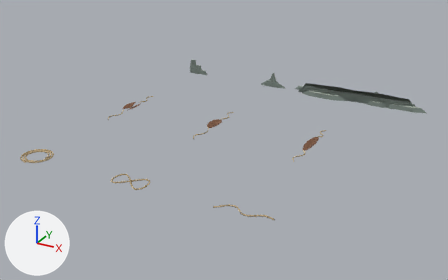
Two versions of the Blender file art-direction/assets/source-study/source-small-equipment.blend, one commit apart.
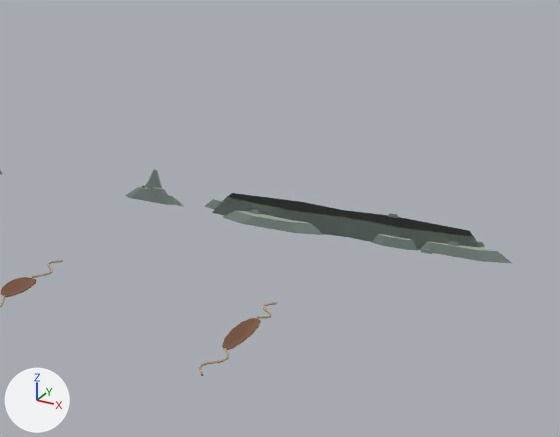
Old and new are each drawn whole from a 50 mm camera at (4.17, -3.87, 2.54) aimed at (1.3, 1.33, -0.06) and again close up on the part from 46% to 100% of the width and 0% to 67% of the height. The axes (+X, +Y, +Z) are drawn at lower left. The lights are the same throughout. The older version's two pictures come first.

Names of what the first close-up shows: 'Sling pouch.002', 'rock-b', 'rock-flat' and 4 more.
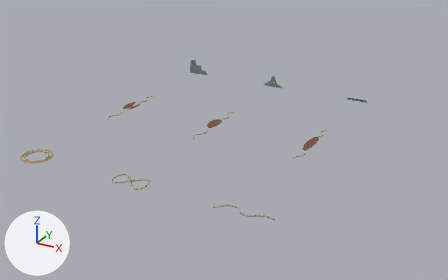
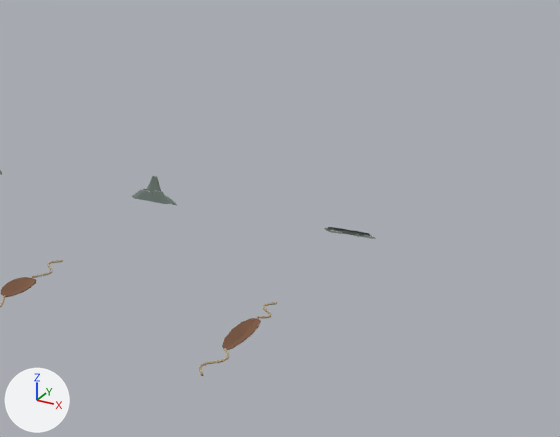
The change, as JSON lines over the scene's bpy script:
```json
{"block": "me_rock_b", "where": "# used by ob_rock_b; parent = ob_stone_tool_pointed_flake; location = (0.0, 0.0, 0.0)"}
{"op": "remove", "block": "me_rock_b", "code": "me_rock_b.from_pydata(...)  # 258 vertices, 156 faces; spans x -0.179..0.179, y -0.028..0.028, z 0.0..0.18"}
{"op": "add", "block": "me_rock_b", "code": "me_rock_b.from_pydata(...)  # 258 vertices, 156 faces; spans x -0.14..0.14, y -0.022..0.022, z 0.0..0.14"}
{"block": "me_rock_b", "change": "me_rock_b part 1: the loose piece of 8 vertices spanning x 0.006..0.064, y -0.014..0.002, z 0.014..0.18 is multiplied about its middle by the matrix ((0.773, 0.036, 0.019), (-0.036, 0.773, -0.013), (-0.02, 0.012, 0.774)), then moved by (-0.004, 0.001, -0.021)"}
{"block": "me_rock_b", "change": "me_rock_b part 2: the loose piece of 5 vertices spanning x 0.053..0.124, y -0.028..-0.011, z 0.0..0.081 is multiplied about its middle by the matrix ((0.751, 0.015, 0.047), (-0.015, 0.753, -0.009), (-0.048, 0.008, 0.751)), then moved by (-0.017, 0.004, -0.009)"}
{"block": "me_rock_b", "change": "me_rock_b part 3: 174 of 258 vertices moved; they spanned x -0.179..0.179, y -0.028..0.028, z 0.0..0.18 and now span x -0.14..0.14, y -0.022..0.022, z 0.0..0.14; mean shift (-0.006, 0.0, -0.012); largest move (-0.01, 0.001, 0.18) -> (-0.016, 0.001, 0.14)"}
{"block": "me_rock_b", "change": "other edits to the shape of me_rock_b do not show in these pictures"}
{"block": "me_rock_flat", "where": "# used by ob_rock_flat; parent = ob_stone_tool_small_scraper; location = (0.0, 0.0, 0.0)"}
{"op": "remove", "block": "me_rock_flat", "code": "me_rock_flat.from_pydata(...)  # 444 vertices, 274 faces; spans x -0.82..0.82, y -0.12..0.12, z 0.0..0.12"}
{"op": "add", "block": "me_rock_flat", "code": "me_rock_flat.from_pydata(...)  # 444 vertices, 274 faces; spans x -0.14..0.14, y -0.02..0.02, z 0.0..0.02"}
{"block": "me_rock_flat", "change": "me_rock_flat part 4: the whole mesh is scaled about the mesh origin by 0.17"}
```

Pixel boxes [x1, y1, x2, y2] of what changed, in the close-ups (560 x 437 px; the box of a moved part takes in the faces that stretch with it):
```json
{"object": "rock-flat", "change": "rescaled", "before": [205, 193, 513, 264], "after": [325, 227, 376, 239], "on screen": "83% narrower, 82% shorter"}
{"object": "rock-b", "change": "reshaped", "before": [125, 169, 183, 206], "after": [132, 176, 177, 205], "on screen": "22% narrower, 21% shorter"}
{"part": 1, "of": "me_rock_b", "change": "moved or reshaped", "before": [156, 171, 163, 189], "after": [156, 177, 161, 191]}
{"part": 2, "of": "me_rock_b", "change": "moved or reshaped", "before": [162, 189, 174, 205], "after": [162, 192, 170, 204]}
{"part": 3, "of": "me_rock_b", "change": "moved or reshaped", "before": [125, 169, 183, 206], "after": [132, 176, 177, 205]}
```
